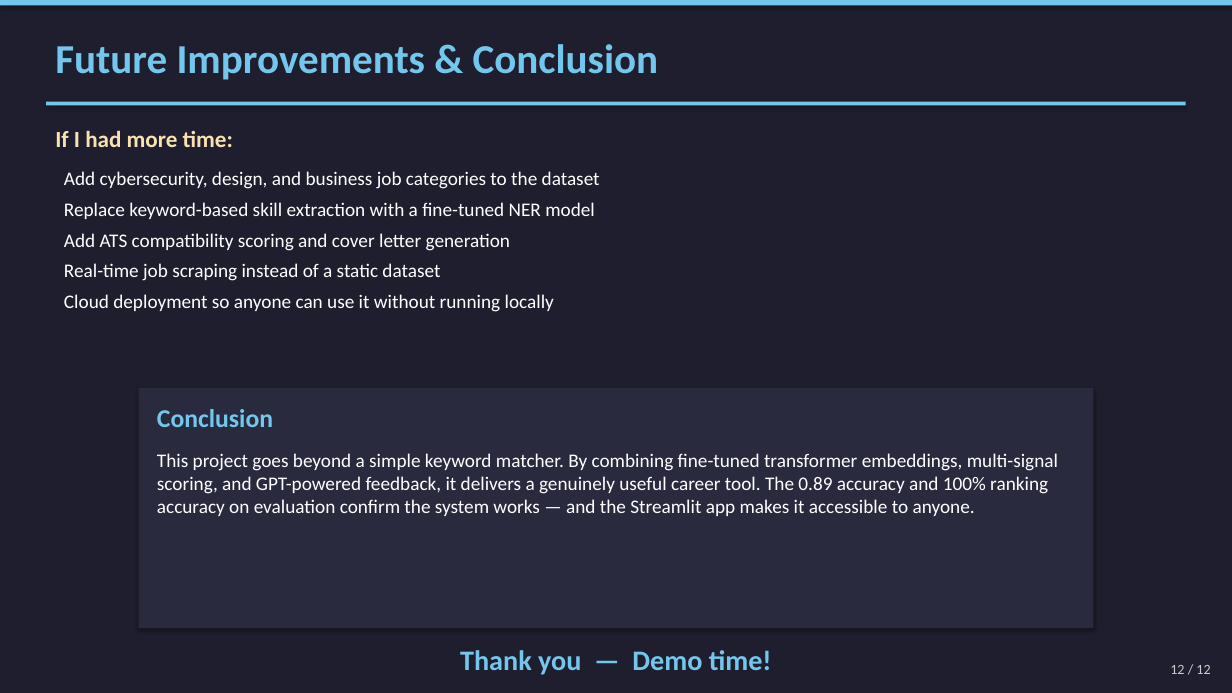
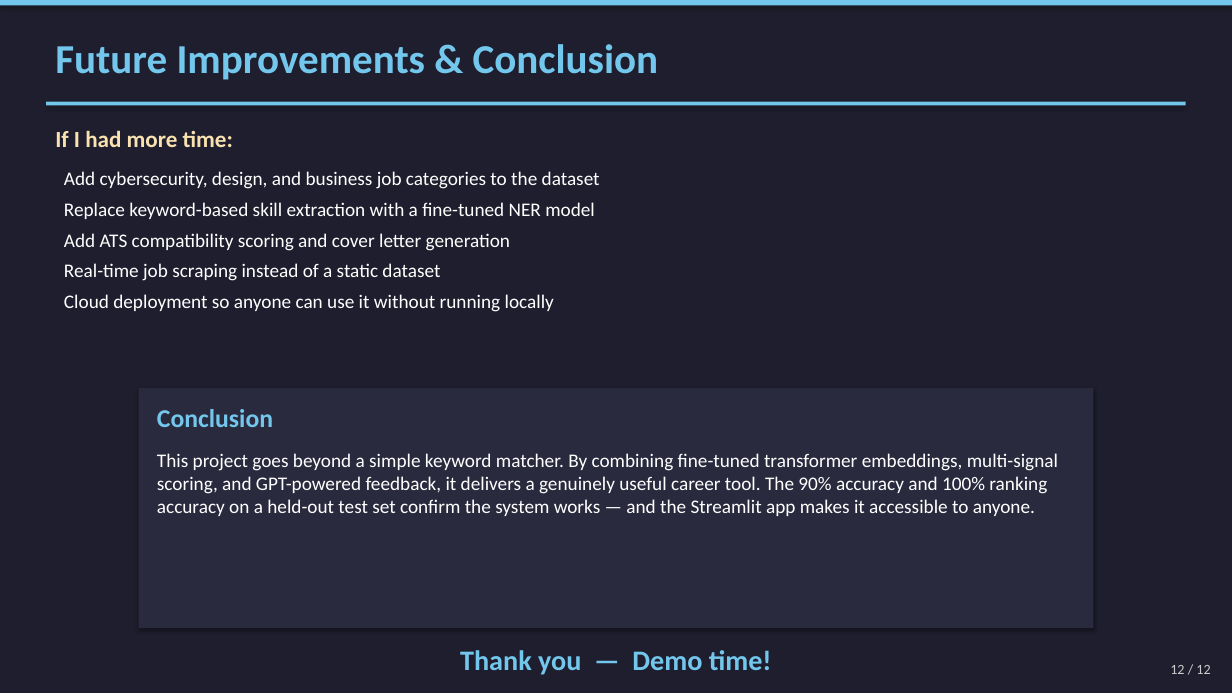
Before and after one commit to siemgls/ai-resume-job-matcher, a slide deck: slide 12 of AI_Resume_Job_Matcher_Presentation.pptx. Drawn at 1232x693 pixels with LibreOffice and Linux fonts; fonts in the diff are those of the drawing. Boxes give left, top, right and bottom in pixels: in the first picture for what was removed or moved away, otherwise in the second. Text is boxed around its words. In the diff, an @@ line names an element or a change of style, - is before the commit and + after.

```diff
--- a/AI_Resume_Job_Matcher_Presentation.pptx
+++ b/AI_Resume_Job_Matcher_Presentation.pptx
@@ text at bbox=[157, 453, 1058, 516]: text changed @@
-This project goes beyond a simple keyword matcher. By combining fine-tuned transformer embeddings, multi-signal scoring, and GPT-powered feedback, it delivers a genuinely useful career tool. The 0.89 accuracy and 100% ranking accuracy on evaluation confirm the system works — and the Streamlit app makes it accessible to anyone.
+This project goes beyond a simple keyword matcher. By combining fine-tuned transformer embeddings, multi-signal scoring, and GPT-powered feedback, it delivers a genuinely useful career tool. The 90% accuracy and 100% ranking accuracy on a held-out test set confirm the system works — and the Streamlit app makes it accessible to anyone.
```
Also in this commit, not shown: 9 other slides changed, 2 other files.
